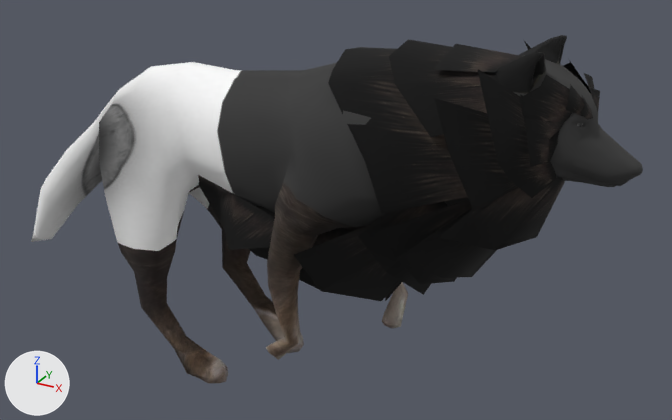
What one commit did to the OBJ model models/wolfrunning/wolf_running_000010.obj.
Both versions are drawn from a camera (50 mm lens) standing at (0.642, -0.965, 0.761) and looking at (0.085, 0.048, 0.254). The lights are fixed; the arrows at lower left show +X, +Y and +Z. Where no turn or scale is listed for an object, it has been applied to the vertices. Vertices at the same position are counted once.

Script lines for the objects in view, before the commit:
```python
me_wolf1_material__wolf_col_tga_0 = bpy.data.meshes.new('Wolf1_Material__wolf_col_tga_0')
me_wolf1_material__wolf_col_tga_0.from_pydata(...)  # 892 vertices, 1772 faces; spans x -0.463..0.483, y -0.1..0.108, z -0.009..0.526
me_wolf1_material__wolf_col_tga_0.materials.append(mat_wolf_1)  # picture img_material__wolf_col_tga_diffuse_jpeg
me_wolf2_fur__fella3_jpg_001_0_wolf2_fur__fella3_jpg_001_0_001 = bpy.data.meshes.new('Wolf2_fur__fella3_jpg_001_0_Wolf2_fur__fella3_jpg_001_0.001')
me_wolf2_fur__fella3_jpg_001_0_wolf2_fur__fella3_jpg_001_0_001.from_pydata(...)  # 217 vertices, 172 faces; spans x -0.095..0.427, y -0.118..0.136, z 0.161..0.513
me_wolf2_fur__fella3_jpg_001_0_wolf2_fur__fella3_jpg_001_0_001.materials.append(mat_wolf_fur)  # picture img_fur_col_20_png
ob_wolf1_material__wolf_col_tga_0 = bpy.data.objects.new('Wolf1_Material__wolf_col_tga_0', me_wolf1_material__wolf_col_tga_0)
ob_wolf1_material__wolf_col_tga_0.location = (0.0, 0.0, 0.0)
ob_wolf2_fur__fella3_jpg_001_0_wolf2_fur__fella3_jpg_001_0_001 = bpy.data.objects.new('Wolf2_fur__fella3_jpg_001_0_Wolf2_fur__fella3_jpg_001_0.001', me_wolf2_fur__fella3_jpg_001_0_wolf2_fur__fella3_jpg_001_0_001)
ob_wolf2_fur__fella3_jpg_001_0_wolf2_fur__fella3_jpg_001_0_001.location = (0.0, 0.0, 0.0)
```
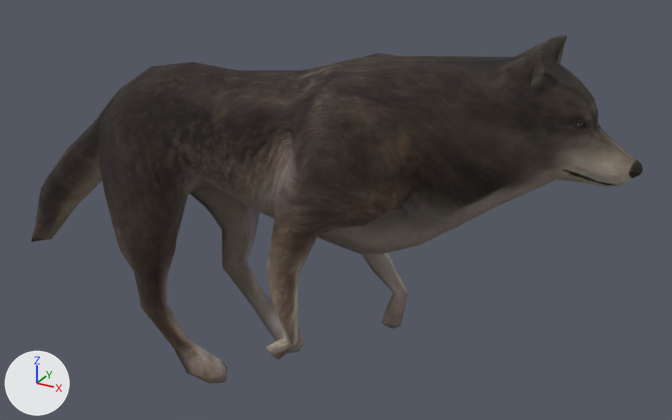
The change in detail:
me_wolf1_material__wolf_col_tga_0 has 892 vertices, 1772 faces and spans x -0.463..0.483, y -0.1..0.108, z -0.009..0.526.
me_wolf1_material__wolf_col_tga_0 is used by ob_wolf1_material__wolf_col_tga_0; location (0.0, 0.0, 0.0).
me_wolf1_material__wolf_col_tga_0 part 1: texture (UV) coordinates of 1772 of 1772 faces, centred in x -0.444..0.482, y -0.098..0.107, z -0.009..0.525, changed; they spanned u 0.02..0.98, v 0.01..0.98 and now span u 0.02..0.98, v 0.5..0.99.
Object 'Wolf2_fur__fella3_jpg_001_0_Wolf2_fur__fella3_jpg_001_0.001' (ob_wolf2_fur__fella3_jpg_001_0_wolf2_fur__fella3_jpg_001_0_001) is deleted.

Location of each change, (x1, y1, x2, y2) in pixels of the pictures (672 x 420 px):
'Wolf2_fur__fella3_jpg_001_0_Wolf2_fur__fella3_jpg_001_0.001', deleted (black)
    before: (198, 39, 600, 301)
part 1 of me_wolf1_material__wolf_col_tga_0, surface changed
    both: (31, 35, 643, 383)
